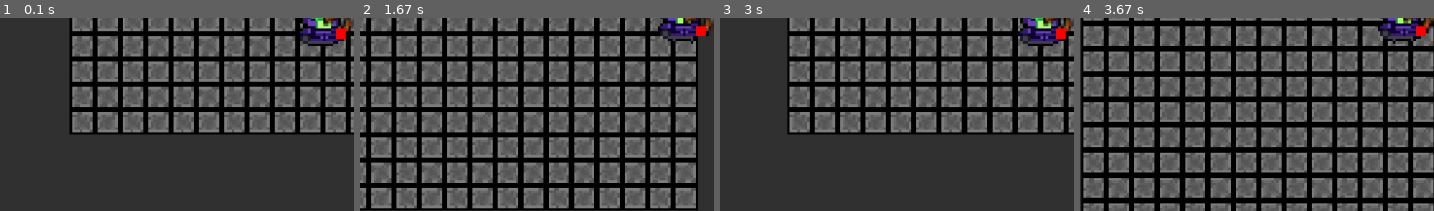
Above: before the commit, frames 1-4 (left to right).
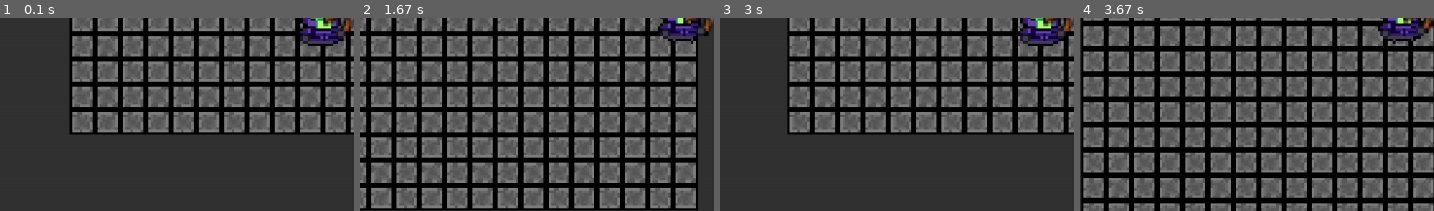
Above: after the commit, the same moments.

Repository: aninstan/pygame
Game: pygame game, started from game.py
Two runs of this game, one before a commit and one after it. Both use one fixed random seed, a clock stepped at 60 frames per second and the inputs below.
Inputs (mouse positions are % of the whole screen's width and height, from its top left):
- Up to frame 1 (0.1 s): no input
- Up to frame 2 (1.67 s): hold D 0.33-0.8 s; move the mouse to (59, 40) at 0.37 s; hold W 0.83-1.13 s; hold D 1.17-1.63 s
- Up to frame 3 (3 s): hold A 1.67-2.2 s; hold S 2.23-2.53 s; hold A 2.57-2.97 s
- Up to frame 4 (3.67 s): hold W 3-3.37 s; hold D from 3.4 s (still down)
The pictures show only the part of the screen within x 18-68%, y 37-87%; the shares and areas given below are measured in that part.

The runs differ from the first frame. In frame 1, 0.2% of the frame differs, in the area x 94-98%, y 5-11%; in frame 2, 0.2%; in frame 3, 0.2%; in frame 4, 0.2%.

Commit message:
added bullet and hand

Diff:
--- a/assets_loader.py
+++ b/assets_loader.py
@@ -10,5 +10,5 @@
 player_animation_list = AnimationList(player_sprite_sheet, [4, 4, 4, 4, 4, 4, 4, 4])
 
 ak47_img = pygame.image.load("assets/ak47.png")
-
-duo_img = pygame.image.load("./assets/buffed_bird_yes.png")
+bullet_img = pygame.image.load("./assets/bullet.png")
+hand_img = pygame.image.load("./assets/hand.png")
--- a/game.py
+++ b/game.py
@@ -4,16 +4,13 @@
 from world import World
 from character import Character
 from game_classes import Weapon
-from assets_loader import player_animation_list, ak47_img, duo_img
+from assets_loader import player_animation_list, ak47_img, bullet_img, hand_img
 from constants import FPS, TILE_SIZE
 
 pygame.init()
 clock = pygame.time.Clock()
 
-ak47 = Weapon(Vec2(0, 0), Vec2(5, 10), Vec2(20, 0), 15, ak47_img, duo_img)
-
-hand_img = pygame.Surface((4, 4))
-hand_img.fill((255, 0, 0))
+ak47 = Weapon(Vec2(0, 0), Vec2(5, 10), Vec2(20, 0), 15, ak47_img, bullet_img)
 
 player = Character(Vec2(-10, -15), Vec2(15, 23), 5, player_animation_list, hand_img, ak47)
 
Binary file added: assets/bullet.png
Binary file removed: assets/bullet_hand.png
Binary file added: assets/hand.png
